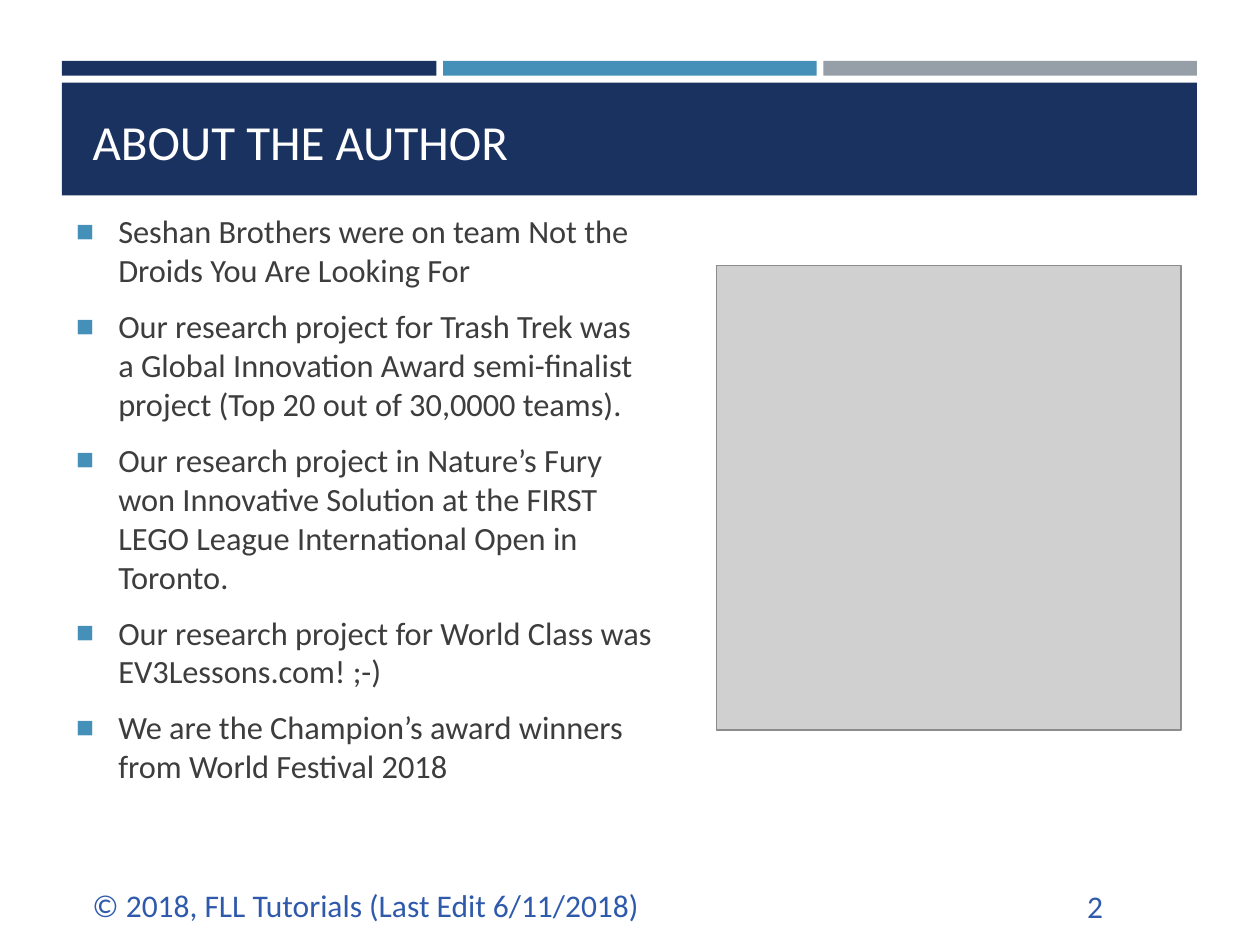
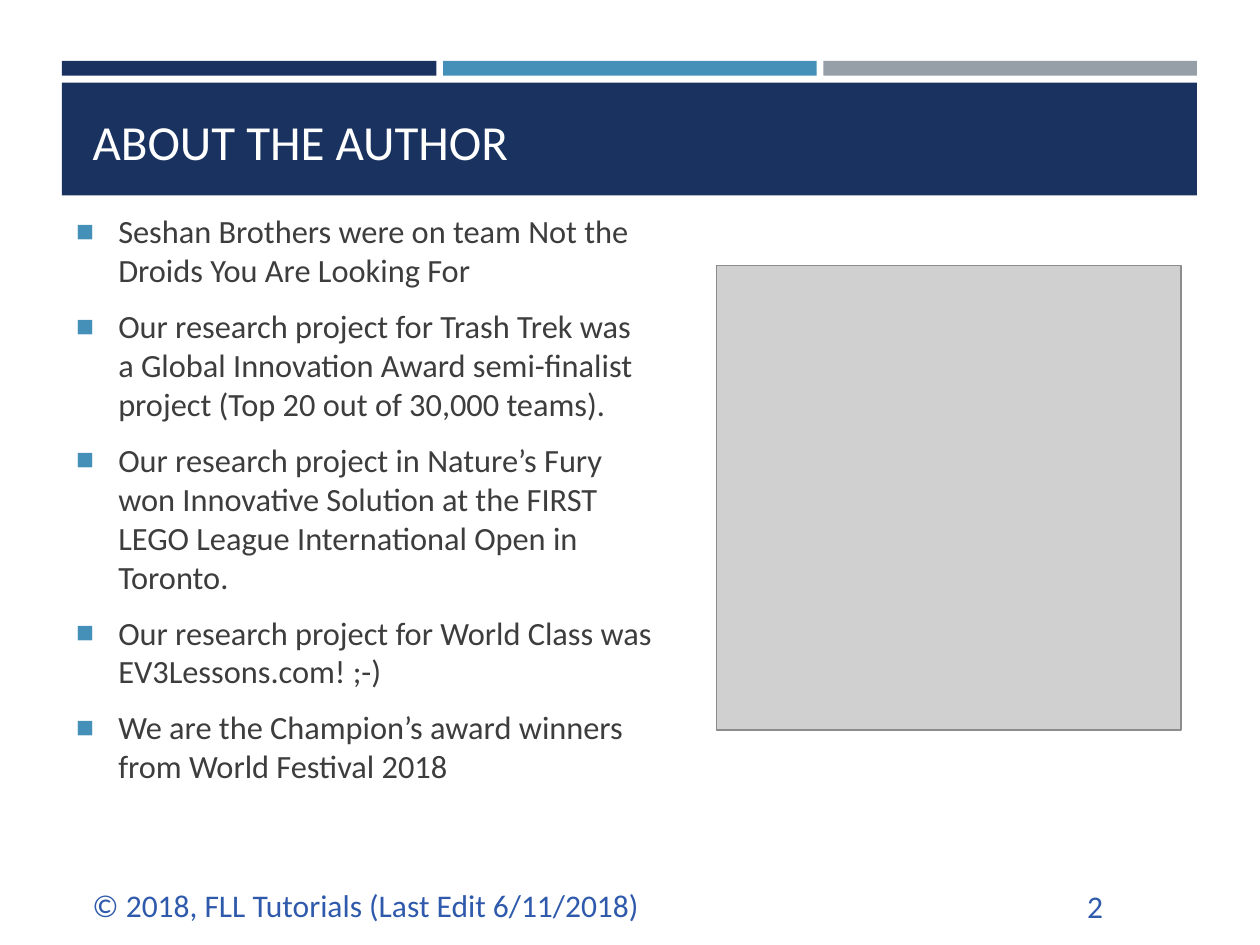
Before and after one commit to ev3lessons/FLL-Tutorials, a slide deck: slide 2 of translations/en-us/Project/Identify.pptx. Drawn at 1260x945 pixels with LibreOffice and Linux fonts; fonts in the diff are those of the drawing; grey boxes stand for pictures. Boxes give left, top, right and bottom in pixels: in the first picture for what was removed or moved away, otherwise in the second. Text is boxed around its words. In the diff, an @@ line names an element or a change of style, - is before the commit and + after.

```diff
--- a/translations/en-us/Project/Identify.pptx
+++ b/translations/en-us/Project/Identify.pptx
@@ text at bbox=[118, 315, 632, 422]: text changed @@
-  ■ Our research project for Trash Trek was a Global Innovation Award semi-finalist project (Top 20 out of 30,0000 teams).
+  ■ Our research project for Trash Trek was a Global Innovation Award semi-finalist project (Top 20 out of 30,000 teams).
```
Also in this commit, not shown: 3 other files.
